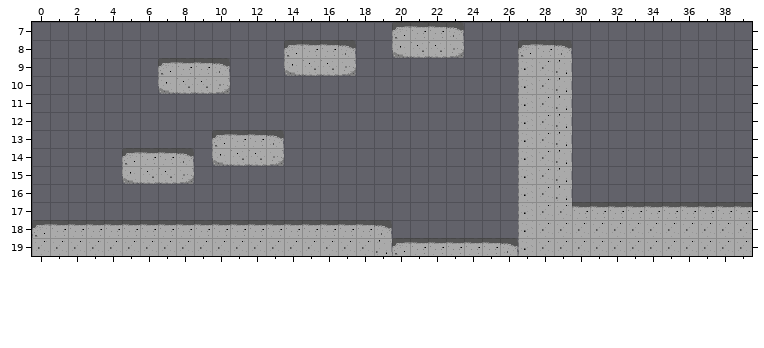
An edit to a level. Tiled map, Assets/Tilemaps/Doodles/second_level_draft.tmx. Above is the file before it was changed.
Cells are 32x32 px. Shown: x 0..39, y 7..19.
New version:
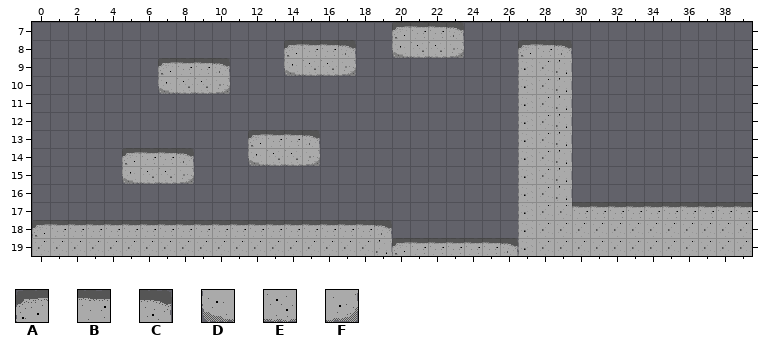
Key: from "tileset_bw4": A 0, B 1, C 2, D 6, E 7, F 8.
_ is an empty cell, . an unchanged one.
Changes in this commit:
--- layer "Tile Layer 1"
@@ x 10..15 @@
-13 ABBC__
-14 DEEF__
+13 __ABBC
+14 __DEEF
Changed places in both pictures, as pixel boxes (x1, y1, x2, y2):
changed: (212, 130, 320, 166)
